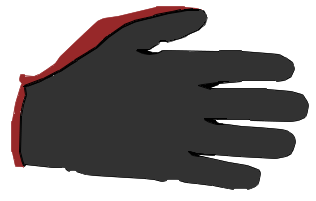
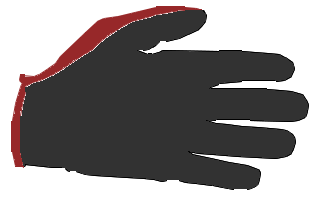
Layers edited between the first and the second 316 x 201 image:
hid "Forma 124", painted on it over bbox(11, 6, 309, 190)
showed "Forma 147 cópia" over bbox(11, 6, 309, 190)
